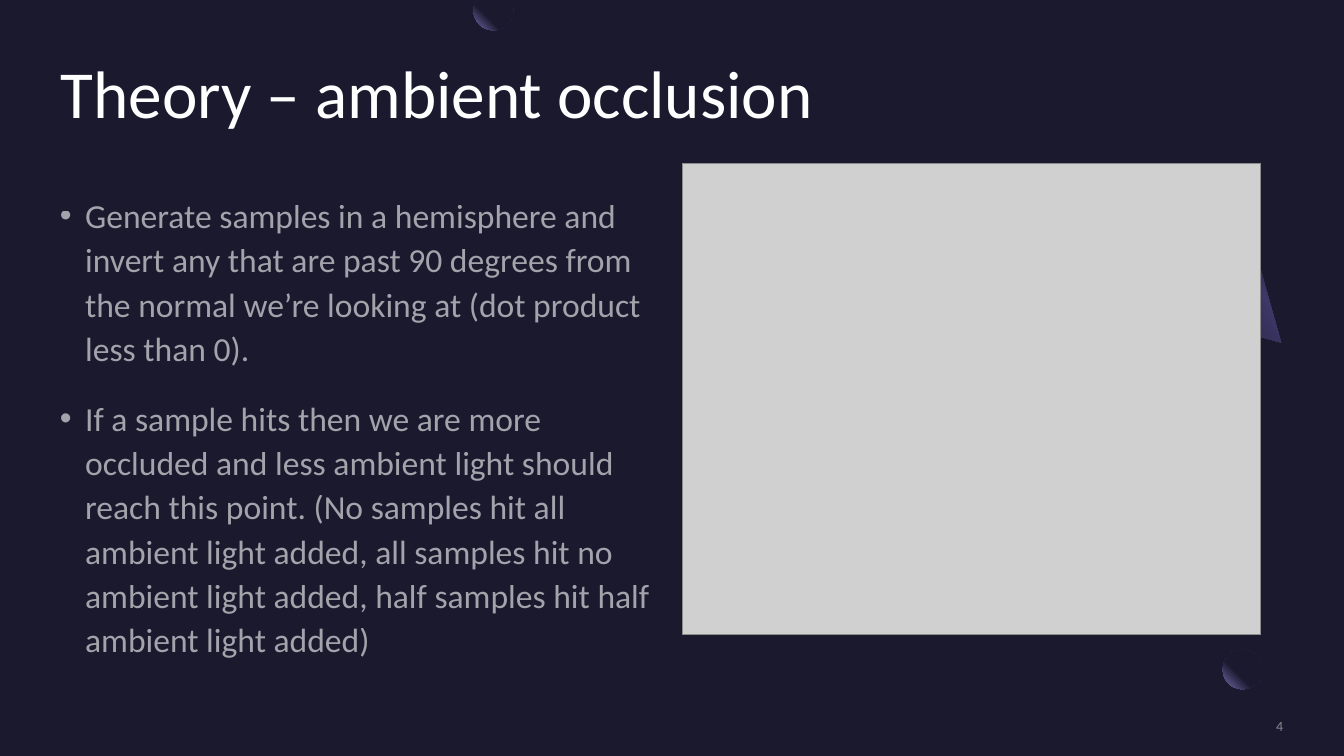
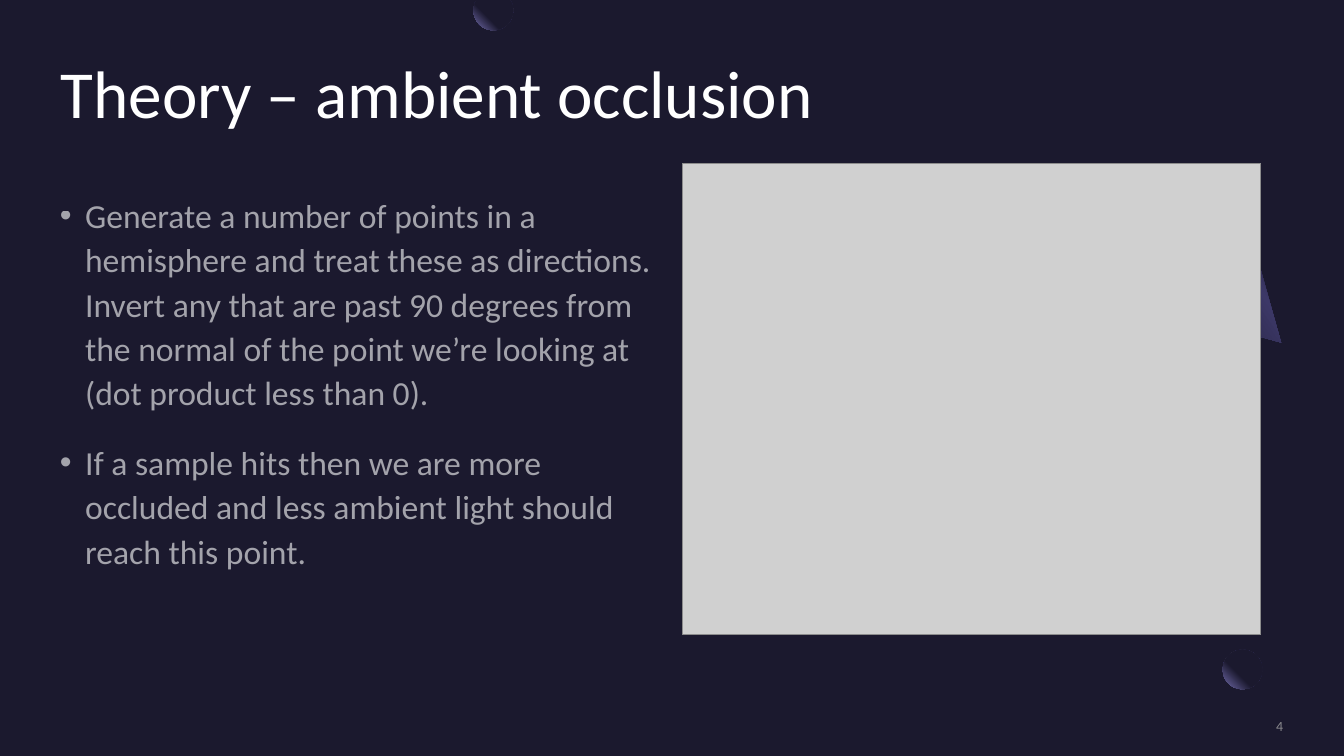
Before and after one commit to jtothec67/Ray-tracer, a slide deck: slide 4 of Presentation Title.pptx. Drawn at 1344x756 pixels with LibreOffice and Linux fonts; fonts in the diff are those of the drawing; grey boxes stand for pictures. Boxes give left, top, right and bottom in pixels: in the first picture for what was removed or moved away, otherwise in the second. Text is boxed around its words. In the diff, an @@ line names an element or a change of style, - is before the commit and + after.

Commit message:
More powerpoint

```diff
--- a/Presentation Title.pptx
+++ b/Presentation Title.pptx
@@ text at (x1=85, y1=205, x2=650, y2=570): text changed @@
-• Generate samples in a hemisphere and invert any that are past 90 degrees from the normal we’re looking at (dot product less than 0).
-• If a sample hits then we are more occluded and less ambient light should reach this point. (No samples hit all ambient light added, all samples hit no ambient light added, half samples hit half ambient light added)
+• Generate a number of points in a hemisphere and treat these as directions. Invert any that are past 90 degrees from the normal of the point we’re looking at (dot product less than 0).
+• If a sample hits then we are more occluded and less ambient light should reach this point.
```
Also in this commit, not shown: 3 other slides changed, 4 slides added, 11 slides removed, 1 other file.
